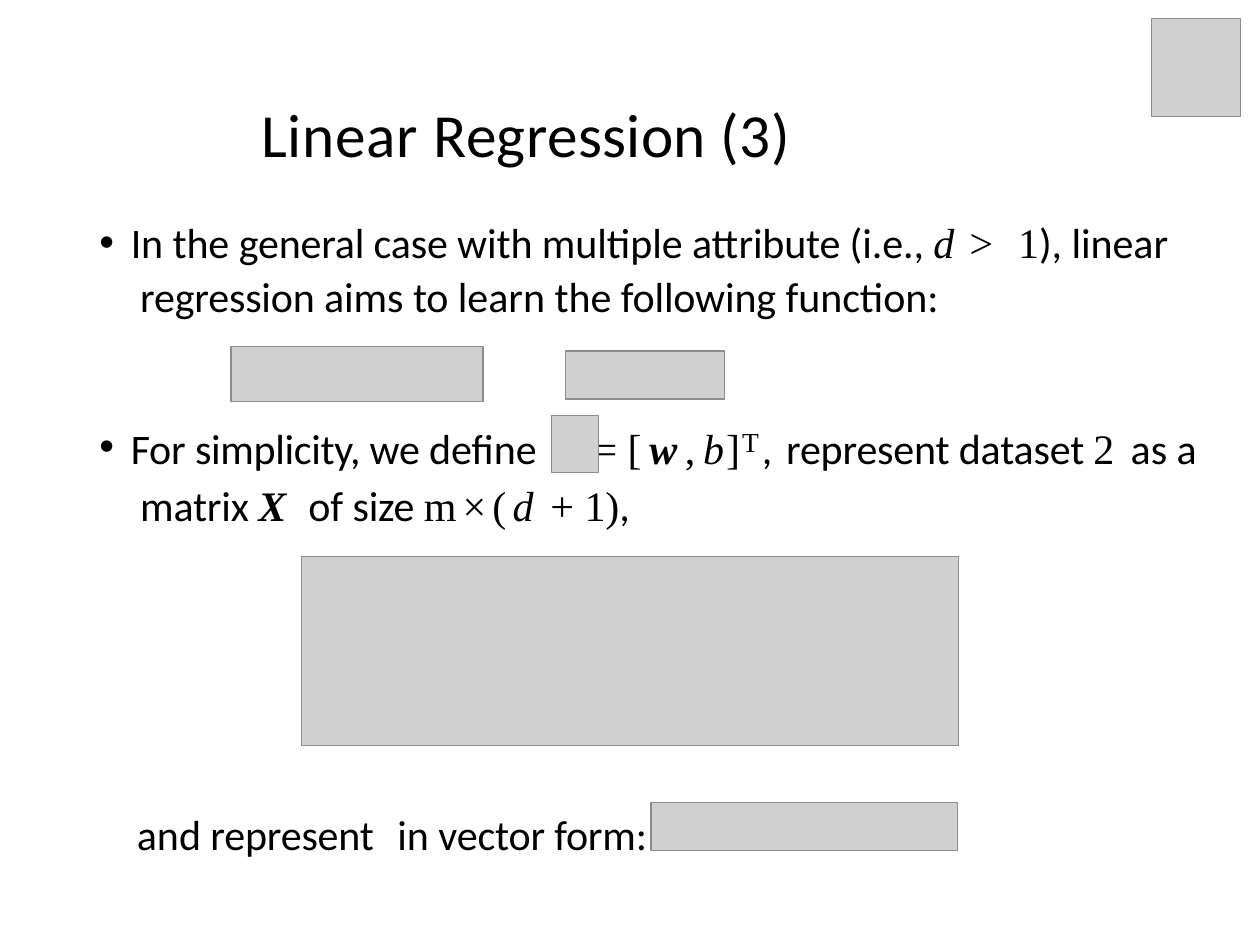
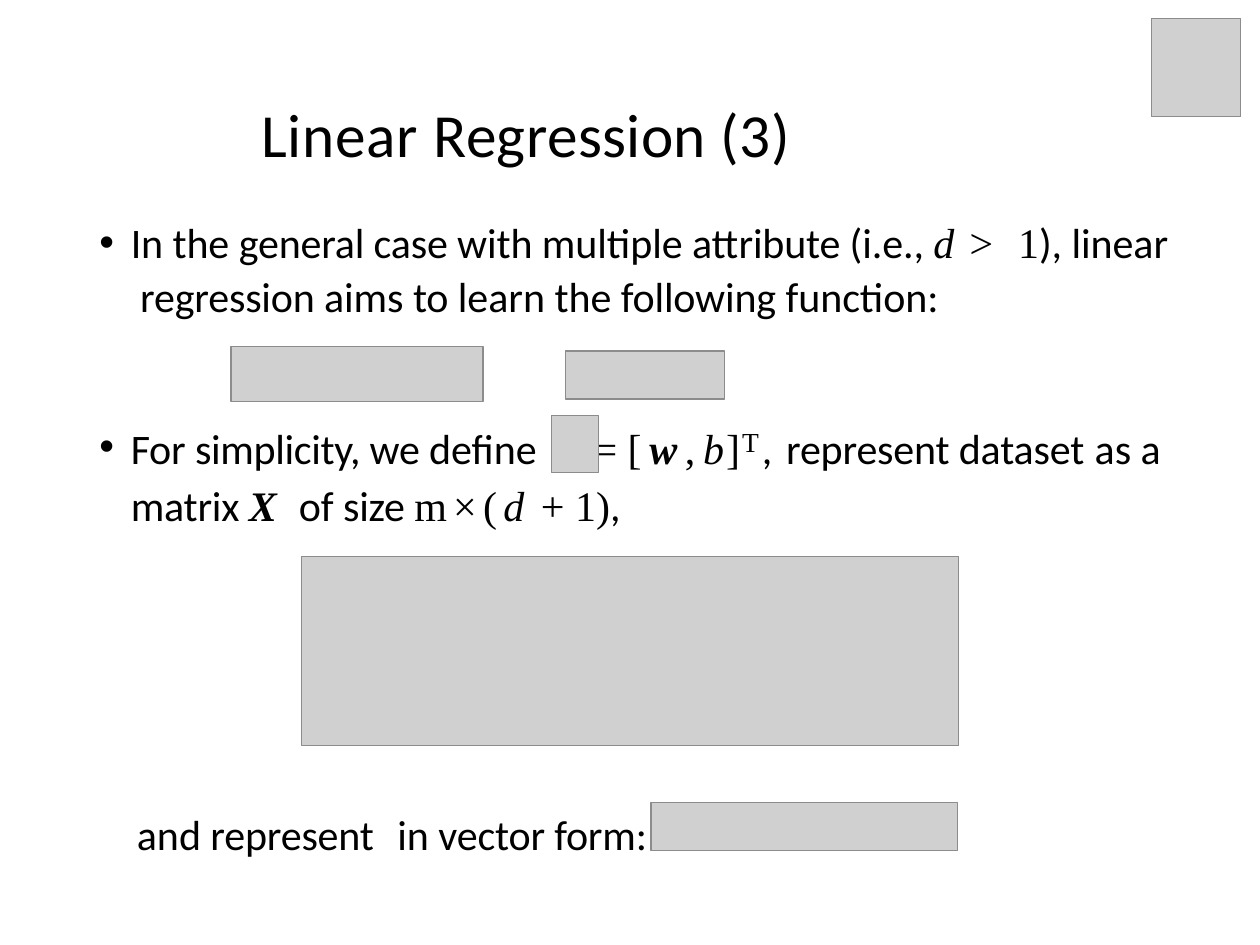
Before and after one commit to khaledmrasheed/khaledmrasheed.github.io, a slide deck: slide 34 of MLcourse/CSCI_8950_Lec9_Linear_Models.pptx. Drawn at 1260x945 pixels with LibreOffice and Linux fonts; fonts in the diff are those of the drawing; grey boxes stand for pictures. Boxes give left, top, right and bottom in pixels: in the first picture for what was removed or moved away, otherwise in the second. Text is boxed around its words. In the diff, an @@ line names an element or a change of style, - is before the commit and + after.

```diff
--- a/MLcourse/CSCI_8950_Lec9_Linear_Models.pptx
+++ b/MLcourse/CSCI_8950_Lec9_Linear_Models.pptx
@@ text at box(131, 434, 1161, 530): text changed @@
-• For simplicity, we define = [w,b]T, represent dataset 2 as a matrix X of size m×(d + 1),
+• For simplicity, we define = [w,b]T, represent dataset as a matrix X of size m×(d + 1),
```
